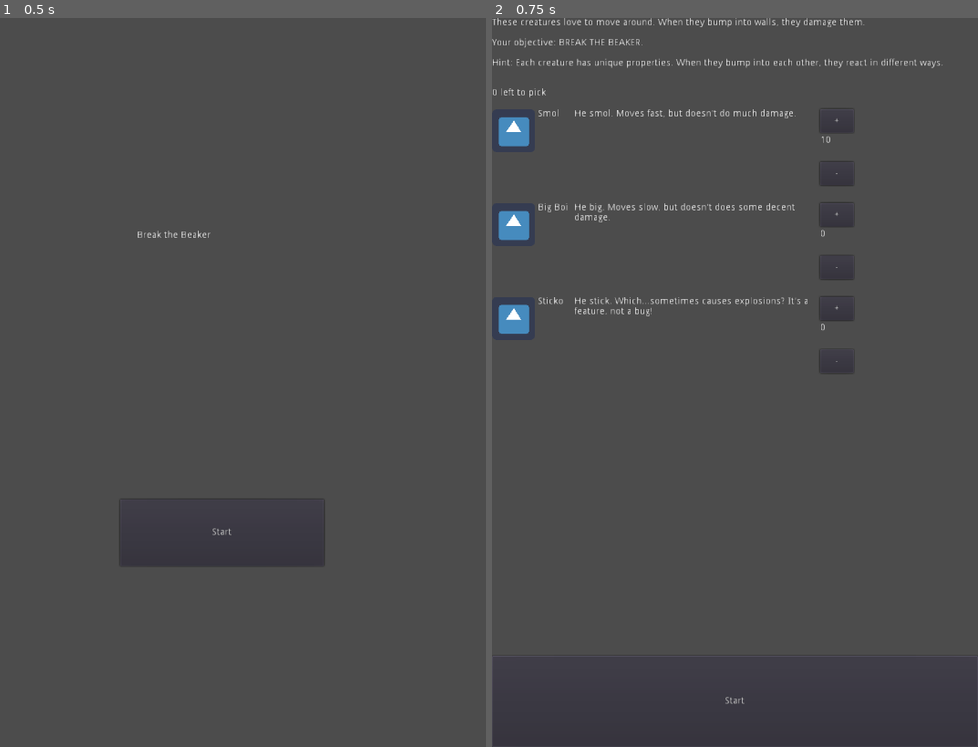
Above: before the commit, frames 1-2 (left to right).
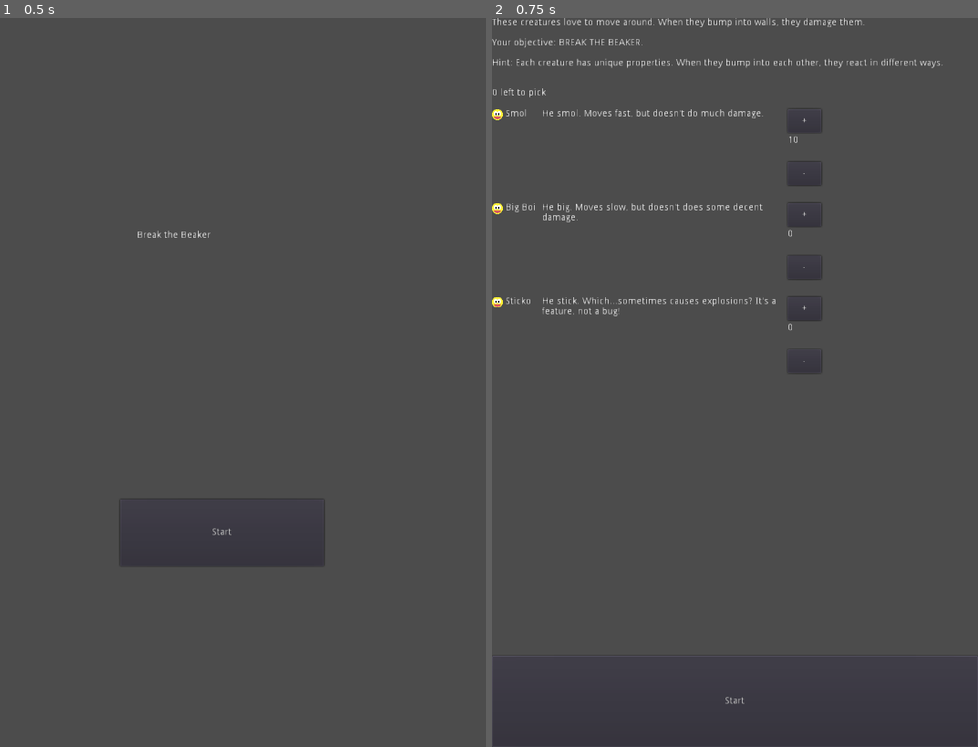
Above: after the commit, the same moments.

Repository: HaywardMorihara/2021SepGameJam
Game: Godot game, scene res://menu/MainMenu.tscn
The game is run twice, just before and just after one commit, with the same random seed, the same clock (stepped at 60 frames per second) and the same inputs. The engine's default icon, where the game draws it, is replaced by a stand-in: a white triangle on a blue panel in a dark square.
Inputs:
- Up to frame 1 (0.5 s): no input
- Up to frame 2 (0.75 s): click "Start" at 0.5 s

Frame 1 is identical in both runs. In frame 2, 2.0% of the frame differs, in the area x 0-75%, y 12-48%.

Commit message:
Collision animations, upsize creatures, starting on creature images in menu

Diff:
--- a/game/creatures/CreatureBase.gd
+++ b/game/creatures/CreatureBase.gd
@@ -51,6 +51,7 @@
 
 
 func _on_Creature_body_entered(body):
+	_collision_animation()
 	if body.is_in_group("creatures"):
 		$CreatureBumpAudioStreamPlayer2D.play()
 	if body.is_in_group("walls"):
@@ -58,3 +59,12 @@
 		var damage : float = self.mass * self.linear_velocity.length() / 1000
 		print("Damage: %s from creature %s" % [String(damage), self.get_filename()])
 		emit_signal("creature_wall_collision", damage)
+
+
+func _collision_animation():
+	$AnimatedSprite.frame = 1
+	$AnimatedSprite/CollisionAnimationTimer.start()
+
+
+func _on_CollisionAnimationTimer_timeout():
+	$AnimatedSprite.frame = 0
--- a/game/creatures/CreatureBase.tscn
+++ b/game/creatures/CreatureBase.tscn
@@ -18,6 +18,7 @@
 speed = 100.0
 
 [node name="CollisionShape2D" type="CollisionShape2D" parent="."]
+scale = Vector2( 2, 2 )
 shape = SubResource( 1 )
 
 [node name="CreatureBumpAudioStreamPlayer2D" type="AudioStreamPlayer2D" parent="."]
@@ -26,4 +27,11 @@
 [node name="WallBumpAudioStreamPlayer2D" type="AudioStreamPlayer2D" parent="."]
 stream = ExtResource( 4 )
 
+[node name="AnimatedSprite" type="AnimatedSprite" parent="."]
+scale = Vector2( 2, 2 )
+
+[node name="CollisionAnimationTimer" type="Timer" parent="AnimatedSprite"]
+one_shot = true
+
 [connection signal="body_entered" from="." to="." method="_on_Creature_body_entered"]
+[connection signal="timeout" from="AnimatedSprite/CollisionAnimationTimer" to="." method="_on_CollisionAnimationTimer_timeout"]
--- a/game/creatures/CreatureLarge.tscn
+++ b/game/creatures/CreatureLarge.tscn
@@ -6,9 +6,19 @@
 [sub_resource type="CircleShape2D" id=1]
 radius = 20.0
 
-[sub_resource type="SpriteFrames" id=2]
+[sub_resource type="AtlasTexture" id=2]
+flags = 4
+atlas = ExtResource( 2 )
+region = Rect2( 0, 0, 32, 32 )
+
+[sub_resource type="AtlasTexture" id=3]
+flags = 4
+atlas = ExtResource( 2 )
+region = Rect2( 32, 0, 32, 32 )
+
+[sub_resource type="SpriteFrames" id=4]
 animations = [ {
-"frames": [ ExtResource( 2 ) ],
+"frames": [ SubResource( 2 ), SubResource( 3 ) ],
 "loop": true,
 "name": "default",
 "speed": 5.0
@@ -20,5 +30,5 @@
 [node name="CollisionShape2D" parent="." index="0"]
 shape = SubResource( 1 )
 
-[node name="AnimatedSprite" type="AnimatedSprite" parent="." index="1"]
-frames = SubResource( 2 )
+[node name="AnimatedSprite" parent="." index="1"]
+frames = SubResource( 4 )
--- a/game/creatures/CreatureSmall.tscn
+++ b/game/creatures/CreatureSmall.tscn
@@ -1,11 +1,21 @@
-[gd_scene load_steps=4 format=2]
+[gd_scene load_steps=6 format=2]
 
 [ext_resource path="res://game/creatures/CreatureBase.tscn" type="PackedScene" id=1]
 [ext_resource path="res://assets/sprites/creature_small.png" type="Texture" id=2]
 
-[sub_resource type="SpriteFrames" id=1]
+[sub_resource type="AtlasTexture" id=1]
+flags = 4
+atlas = ExtResource( 2 )
+region = Rect2( 0, 0, 16, 16 )
+
+[sub_resource type="AtlasTexture" id=2]
+flags = 4
+atlas = ExtResource( 2 )
+region = Rect2( 16, 0, 16, 16 )
+
+[sub_resource type="SpriteFrames" id=3]
 animations = [ {
-"frames": [ ExtResource( 2 ) ],
+"frames": [ SubResource( 1 ), SubResource( 2 ) ],
 "loop": true,
 "name": "default",
 "speed": 5.0
@@ -14,5 +24,5 @@
 [node name="RigidBody2D" instance=ExtResource( 1 )]
 speed = 1000.0
 
-[node name="AnimatedSprite" type="AnimatedSprite" parent="." index="1"]
-frames = SubResource( 1 )
+[node name="AnimatedSprite" parent="." index="3"]
+frames = SubResource( 3 )
--- a/game/creatures/CreatureX.tscn
+++ b/game/creatures/CreatureX.tscn
@@ -7,9 +7,19 @@
 
 [sub_resource type="CapsuleShape2D" id=1]
 
-[sub_resource type="SpriteFrames" id=2]
+[sub_resource type="AtlasTexture" id=2]
+flags = 4
+atlas = ExtResource( 4 )
+region = Rect2( 0, 0, 16, 32 )
+
+[sub_resource type="AtlasTexture" id=3]
+flags = 4
+atlas = ExtResource( 4 )
+region = Rect2( 16, 0, 16, 32 )
+
+[sub_resource type="SpriteFrames" id=4]
 animations = [ {
-"frames": [ ExtResource( 4 ) ],
+"frames": [ SubResource( 2 ), SubResource( 3 ) ],
 "loop": true,
 "name": "default",
 "speed": 5.0
@@ -23,7 +33,7 @@
 [node name="CollisionShape2D" parent="." index="0"]
 shape = SubResource( 1 )
 
-[node name="AnimatedSprite" type="AnimatedSprite" parent="." index="1"]
-frames = SubResource( 2 )
+[node name="AnimatedSprite" parent="." index="3"]
+frames = SubResource( 4 )
 
 [connection signal="body_entered" from="." to="." method="_on_CreatureX_body_entered"]
--- a/menu/CreatureSelectionOption.gd
+++ b/menu/CreatureSelectionOption.gd
@@ -7,6 +7,10 @@
 	var creature_info = Global.creatures.get(self.scene_name)
 	$CreatureName.text = creature_info.get("name")
 	$CreatureDescription.text = creature_info.get("description")
+	var t = AtlasTexture.new()
+	t.atlas = load("res://assets/sprites/creature_small.png")
+	t.region = Rect2(0,0,16,16)
+	$CreatureImageTextureRect.texture = t
 
 
 # Called every frame. 'delta' is the elapsed time since the previous frame.
--- a/menu/CreatureSelectionOption.tscn
+++ b/menu/CreatureSelectionOption.tscn
@@ -6,8 +6,8 @@
 [node name="HBoxContainer" type="HBoxContainer"]
 margin_left = 5.0
 margin_top = 5.0
-margin_right = 720.0
-margin_bottom = 135.0
+margin_right = 725.0
+margin_bottom = 140.0
 rect_min_size = Vector2( 720, 135 )
 script = ExtResource( 2 )
 __meta__ = {
Binary file changed: assets/sprites/creature_large.png
Binary file changed: assets/sprites/creature_small.png
Binary file changed: assets/sprites/creature_x.png
Not shown: 1 places in game/creatures/CreatureLarge.tscn that only renumber resources
Not shown: 1 places in game/creatures/CreatureX.tscn that only renumber resources
